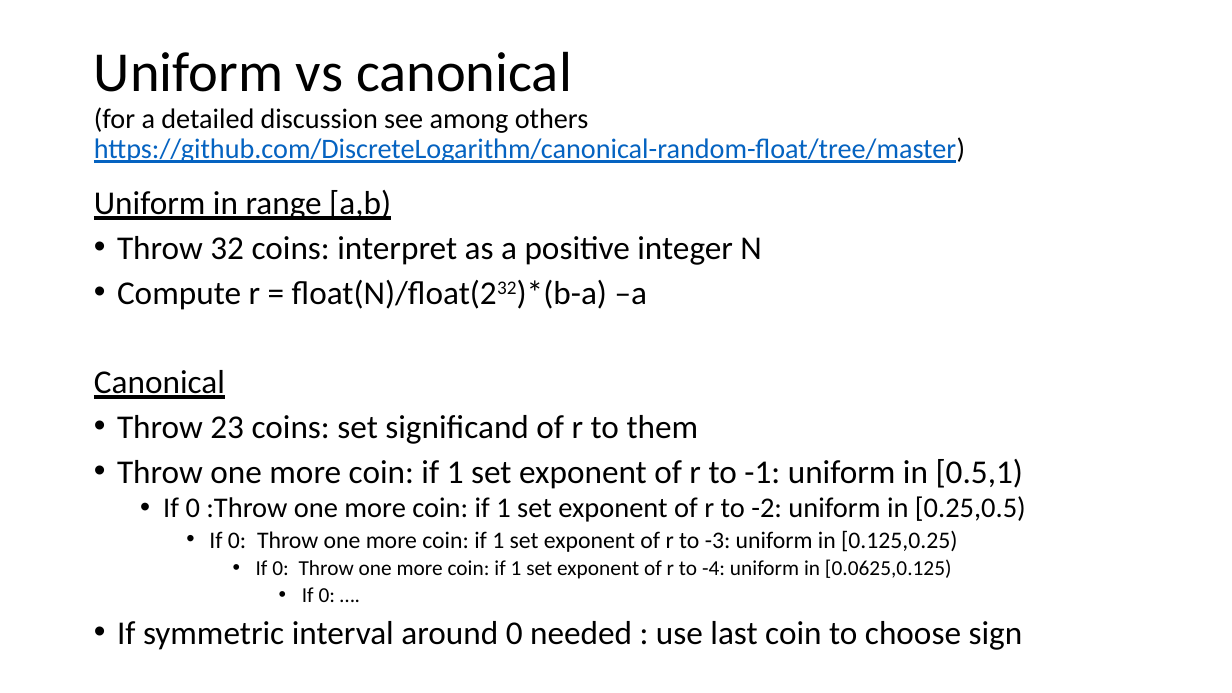
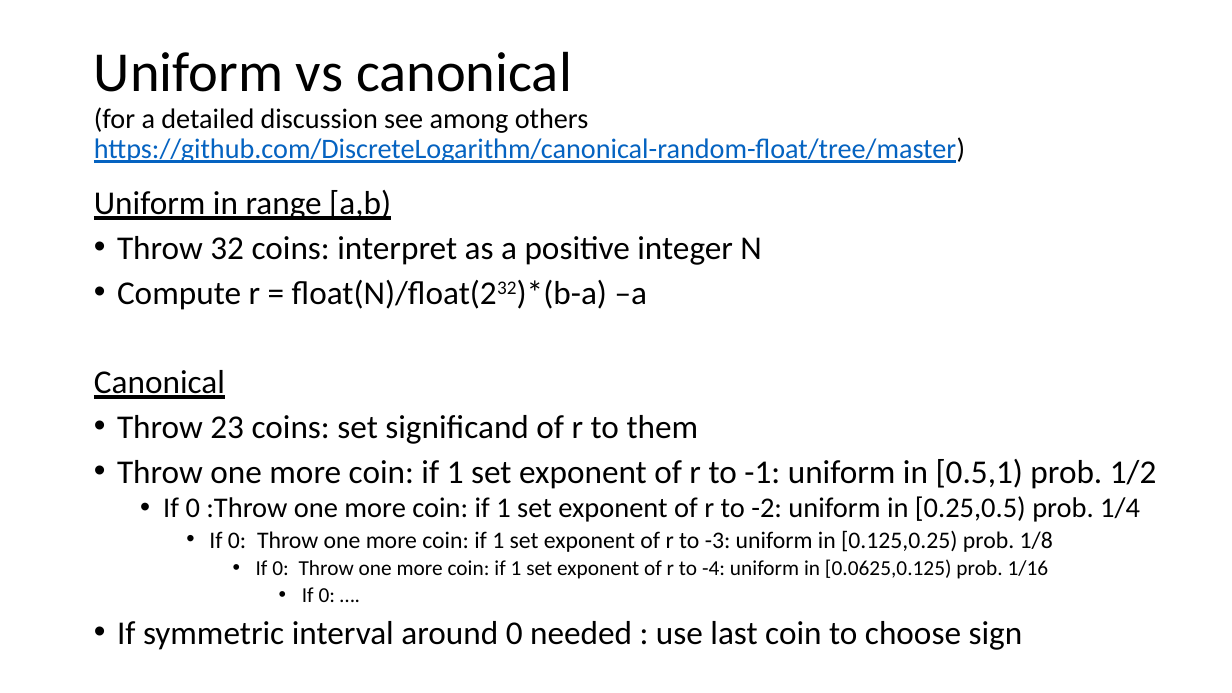
Before and after one commit to VinInn/FPCourse, a slide deck: slide 30 of Slides/FPforScientist.pptx. Drawn at 1232x693 pixels with LibreOffice and Linux fonts; fonts in the diff are those of the drawing. Boxes give left, top, right and bottom in pixels: in the first picture for what was removed or moved away, otherwise in the second. Text is boxed around its words. In the diff, an @@ line names an element or a change of style, - is before the commit and + after.

Commit message:
add prob

```diff
--- a/Slides/FPforScientist.pptx
+++ b/Slides/FPforScientist.pptx
@@ text at (117, 459, 1157, 579): text changed @@
-• Throw one more coin: if 1 set exponent of r to -1: uniform in [0.5,1)
-  • If 0 :Throw one more coin: if 1 set exponent of r to -2: uniform in [0.25,0.5)
-    • If 0: Throw one more coin: if 1 set exponent of r to -3: uniform in [0.125,0.25)
-      • If 0: Throw one more coin: if 1 set exponent of r to -4: uniform in [0.0625,0.125)
+• Throw one more coin: if 1 set exponent of r to -1: uniform in [0.5,1) prob. 1/2
+  • If 0 :Throw one more coin: if 1 set exponent of r to -2: uniform in [0.25,0.5) prob. 1/4
+    • If 0: Throw one more coin: if 1 set exponent of r to -3: uniform in [0.125,0.25) prob. 1/8
+      • If 0: Throw one more coin: if 1 set exponent of r to -4: uniform in [0.0625,0.125) prob. 1/16
```
Also in this commit, not shown: 13 other slides changed.
